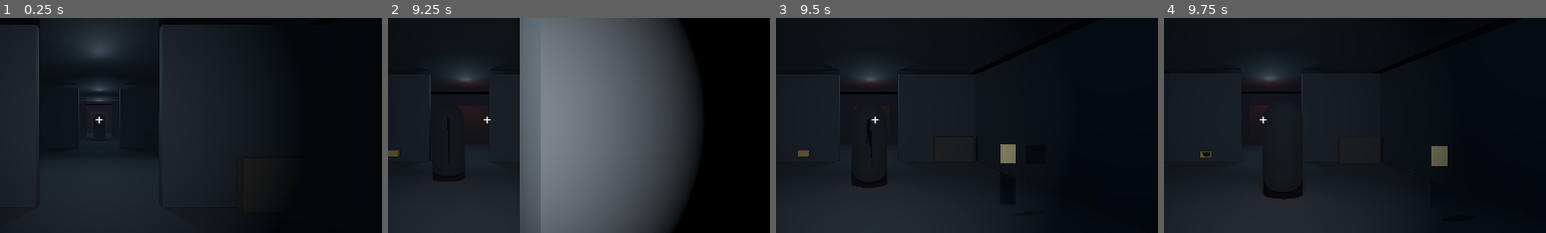
Above: before the commit, frames 1-4 (left to right).
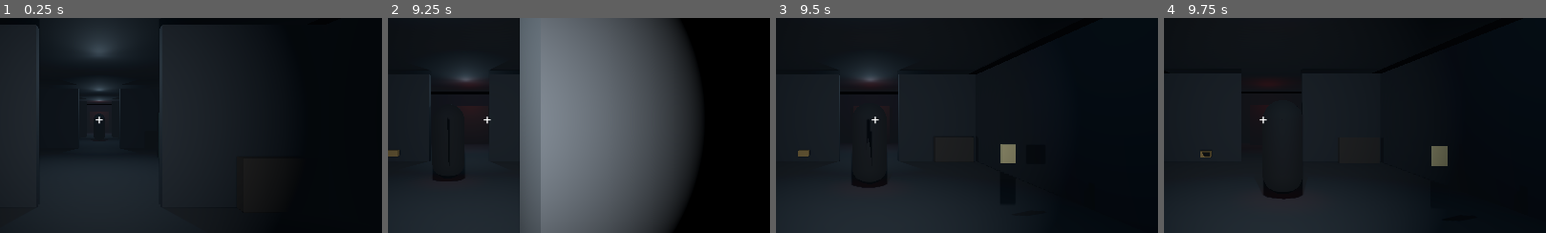
Above: after the commit, the same moments.

Repository: Pandora1121/LAST-BELL
Game: Godot game, scene res://scenes/main/main.tscn
Same seed, same stepped clock (60 frames per second), same inputs: the game is played once before the commit and once after it.
Inputs (mouse positions are % of the whole screen's width and height, from its top left):
- Up to frame 1 (0.25 s): no input
- Up to frame 2 (9.25 s): tap Enter at 0.5, 3.6, 7.25, 8.1, 8.75 s; move the mouse to (55, 50) at 0.52 s; hold Ctrl (crouch) 0.53-1.28 s; hold W (move_forward) 0.53-5.78 s; move the mouse to (45, 50) at 1.27 s; tap F (flashlight) at 1.35, 5.85 s; move the mouse to (52, 48) at 2.02 s; hold E (interact) 2.03-2.78 s; move the mouse to (49, 52) at 2.77 s; tap Shift (sprint) at 2.85, 7.35 s; tap Space at 3.5, 8 s; move the mouse to (57, 51) at 3.52 s; move the mouse to (42, 49) at 4.27 s; tap Keypad Enter at 4.35, 8.85 s; move the mouse to (51, 50) at 5.02 s; hold Ctrl (crouch) 5.03-5.78 s; move the mouse to (46, 48) at 5.77 s; hold D (move_right) 5.78-6.53 s; move the mouse to (55, 50) at 6.52 s; hold E (interact) 6.53-7.28 s; hold W (move_forward) 6.53-8.78 s; move the mouse to (45, 50) at 7.27 s; move the mouse to (52, 48) at 8.02 s; move the mouse to (49, 52) at 8.77 s; hold A (move_left) from 8.78 s (still down)
- Up to frame 3 (9.5 s): keep holding A (move_left)
- Up to frame 4 (9.75 s): move the mouse to (57, 51) at 9.52 s; release A (move_left) at 9.53 s; hold W (move_forward) from 9.53 s (still down); hold Ctrl (crouch) from 9.53 s (still down)
The pictures show only the part of the screen within x 37-87%, y 26-76%; the shares and areas given below are measured in that part.

Frames 1-3 are identical in both runs. In frame 4, 0.6% of the frame differs, in the area x 22-37%, y 21-43%.

Commit message:
Add school ambience and controlled lighting

Diff:
--- a/project.godot
+++ b/project.godot
@@ -22,6 +22,7 @@
 
 SaveManager="*res://scripts/autoload/save_manager.gd"
 NoiseManager="*res://scripts/autoload/noise_manager.gd"
+AudioManager="*res://scripts/autoload/audio_manager.gd"
 
 [display]
 
--- /dev/null
+++ b/scripts/autoload/audio_manager.gd
@@ -0,0 +1,63 @@
+extends Node
+
+var ambience_player: AudioStreamPlayer
+var bell_player: AudioStreamPlayer
+var announcement_timer: Timer
+
+func _ready() -> void:
+	_ensure_audio_bus("Ambience")
+	_ensure_audio_bus("SFX")
+	_ensure_audio_bus("Music")
+	_ensure_audio_bus("Voice")
+	_setup_players()
+	_setup_announcement()
+
+func _exit_tree() -> void:
+	if is_instance_valid(announcement_timer):
+		announcement_timer.stop()
+	for player in [ambience_player, bell_player]:
+		if is_instance_valid(player):
+			player.stop()
+			player.stream = null
+
+func _ensure_audio_bus(bus_name: String) -> void:
+	if AudioServer.get_bus_index(bus_name) >= 0:
+		return
+	var bus_index := AudioServer.get_bus_count()
+	AudioServer.add_bus(bus_index)
+	AudioServer.set_bus_name(bus_index, bus_name)
+	AudioServer.set_bus_send(bus_index, "Master")
+
+func _setup_players() -> void:
+	ambience_player = AudioStreamPlayer.new()
+	ambience_player.name = "SchoolAmbience"
+	ambience_player.bus = "Ambience"
+	ambience_player.volume_db = -7.0
+	var ambience_stream := load("res://assets/audio/school_ambience.wav") as AudioStreamWAV
+	ambience_stream.loop_mode = AudioStreamWAV.LOOP_FORWARD
+	ambience_stream.loop_end = ambience_stream.data.size() / 2
+	ambience_player.stream = ambience_stream
+	add_child(ambience_player)
+	if DisplayServer.get_name() != "headless":
+		ambience_player.play()
+	bell_player = AudioStreamPlayer.new()
+	bell_player.name = "DistantBell"
+	bell_player.bus = "Voice"
+	bell_player.volume_db = -6.0
+	bell_player.stream = load("res://assets/audio/distant_bell.wav")
+	add_child(bell_player)
+
+func _setup_announcement() -> void:
+	announcement_timer = Timer.new()
+	announcement_timer.name = "FinalBellCue"
+	announcement_timer.wait_time = 72.0
+	announcement_timer.one_shot = true
+	announcement_timer.timeout.connect(_play_announcement)
+	add_child(announcement_timer)
+	announcement_timer.start()
+
+func _play_announcement() -> void:
+	bell_player.play()
+	var game := get_tree().current_scene
+	if is_instance_valid(game) and game.has_method("set_message"):
+		game.set_message("[Distant school announcement] The final bell will ring in five minutes.")
--- /dev/null
+++ b/scripts/levels/flickering_light.gd
@@ -0,0 +1,28 @@
+extends OmniLight3D
+## Subtle, staggered fluorescent flicker with a stable minimum light level.
+
+@export var interval_min := 5.0
+@export var interval_max := 11.0
+@export var flicker_duration := 0.14
+@export var minimum_energy_ratio := 0.0
+
+var _base_energy := 1.0
+var _timer := 0.0
+var _flickering := false
+
+func _ready() -> void:
+	_base_energy = light_energy
+	_timer = randf_range(interval_min, interval_max)
+
+func _process(delta: float) -> void:
+	_timer -= delta
+	if _timer > 0.0:
+		return
+	if not _flickering:
+		_flickering = true
+		_timer = flicker_duration
+		light_energy = _base_energy * minimum_energy_ratio
+	else:
+		_flickering = false
+		light_energy = _base_energy
+		_timer = randf_range(interval_min, interval_max)
--- a/scripts/levels/school_builder.gd
+++ b/scripts/levels/school_builder.gd
@@ -69,6 +69,7 @@
 	add_child(env)
 	for z in [-16.0, -6.0, 4.0, 14.0]:
 		var light := OmniLight3D.new()
+		light.set_script(load("res://scripts/levels/flickering_light.gd"))
 		light.position = Vector3(0, 3.1, z)
 		light.light_color = Color(0.58, 0.69, 0.76)
 		light.light_energy = 0.72
--- /dev/null
+++ b/tests/test_audio_setup.gd
@@ -0,0 +1,25 @@
+extends SceneTree
+
+func _initialize() -> void:
+	call_deferred("_run")
+
+func _run() -> void:
+	await process_frame
+	var manager := root.get_node_or_null("AudioManager")
+	assert(manager != null, "AudioManager autoload must be present")
+	assert(manager.ambience_player.stream != null, "School ambience must have an audio stream")
+	assert(manager.ambience_player.stream is AudioStreamWAV, "School ambience must load as a WAV stream")
+	assert(manager.bell_player.stream != null, "The distant bell must have an audio stream")
+	assert((manager.ambience_player.stream as AudioStreamWAV).loop_mode == AudioStreamWAV.LOOP_FORWARD, "School ambience must loop seamlessly")
+	assert(AudioServer.get_bus_index("Ambience") >= 0, "Ambience bus must be configured")
+	assert(AudioServer.get_bus_index("Voice") >= 0, "Voice bus must be configured")
+	print("Audio setup test passed")
+	manager.announcement_timer.stop()
+	manager.ambience_player.stop()
+	manager.bell_player.stop()
+	manager.ambience_player.stream = null
+	manager.bell_player.stream = null
+	await create_timer(0.5).timeout
+	manager.free()
+	await process_frame
+	quit(0)
Not shown, added: assets/audio/distant_bell.wav.import
Not shown, added: assets/audio/school_ambience.wav.import
Not shown, added: scripts/autoload/audio_manager.gd.uid
Not shown, added: scripts/autoload/noise_manager.gd.uid
Not shown, added: tests/test_audio_setup.gd.uid
Not shown, added: tests/test_enemy_perception.gd.uid
Not shown, changed: README.md
Not shown, changed: assets/asset_manifest.md
Not shown, added: assets/audio/distant_bell.wav
Not shown, added: assets/audio/school_ambience.wav
Not shown, changed: docs/testing.md
Not shown, added: tools/generate_placeholder_audio.py
